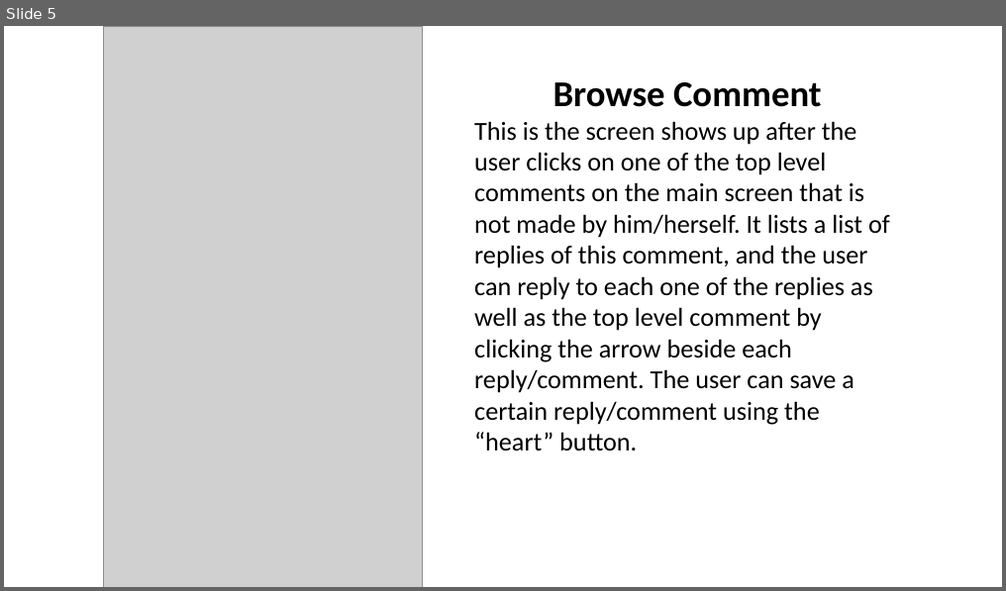
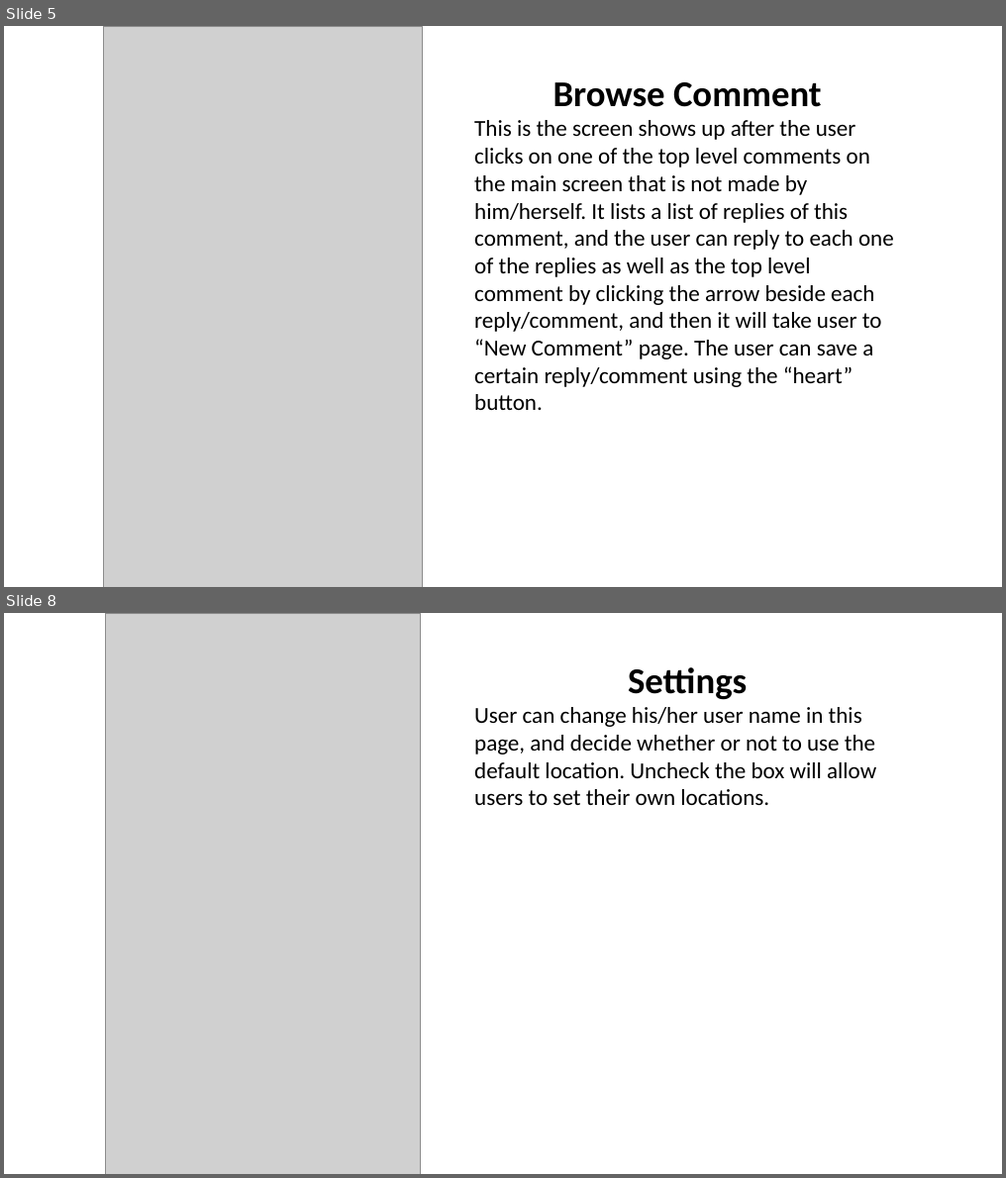
Before and after one commit to nyushko/Team04Project, a slide deck: doc/UImockup/Storybaord/Stroyboard.pptx. Shown one above the other, each under a label of ours: slide 5 before the commit, slides 5 and 8 after it; the slides between them are not shown. The pictures are 1006x591 and 1006x1178 pixels, drawn with LibreOffice and Linux fonts; fonts in the diff are those of the drawing; grey boxes stand for pictures. Boxes give left, top, right and bottom in pixels: in the first picture for what was removed or moved away, otherwise in the second. Text is boxed around its words. In the diff, an @@ line names an element or a change of style, - is before the commit and + after.

```diff
--- a/doc/UImockup/Storybaord/Stroyboard.pptx
+++ b/doc/UImockup/Storybaord/Stroyboard.pptx
@@ slide 8 added at [4,613,1002,1174], background #FFFFFF @@
@@ picture added at [105,613,420,1174] @@
@@ text added at [474,667,876,805], 22 pt, text #000000 @@
+Settings
+User can change his/her user name in this page, and decide whether or not to use the default location. Uncheck the box will allow users to set their own locations.
@@ slide 5 changed as well @@
@@ text at [474,120,894,410]: text changed; size 25 to 22 pt @@
-This is the screen shows up after the user clicks on one of the top level comments on the main screen that is not made by him/herself. It lists a list of replies of this comment, and the user can reply to each one of the replies as well as the top level comment by clicking the arrow beside each reply/comment. The user can save a certain reply/comment using the “heart” button.
+This is the screen shows up after the user clicks on one of the top level comments on the main screen that is not made by him/herself. It lists a list of replies of this comment, and the user can reply to each one of the replies as well as the top level comment by clicking the arrow beside each reply/comment, and then it will take user to “New Comment” page. The user can save a certain reply/comment using the “heart” button.
```
Also in this commit, not shown: 5 other slides changed, 2 other slides added, 1 other file.
